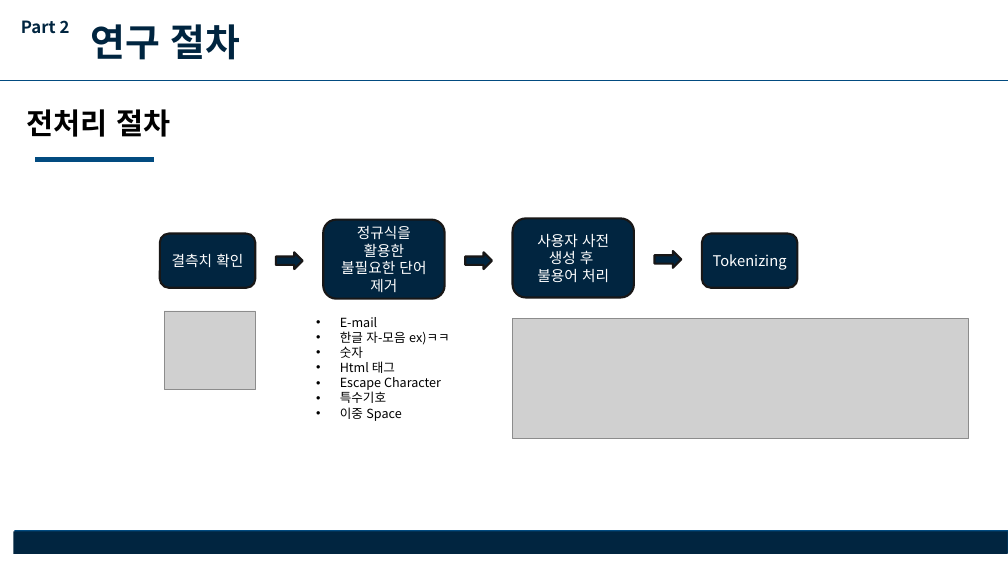
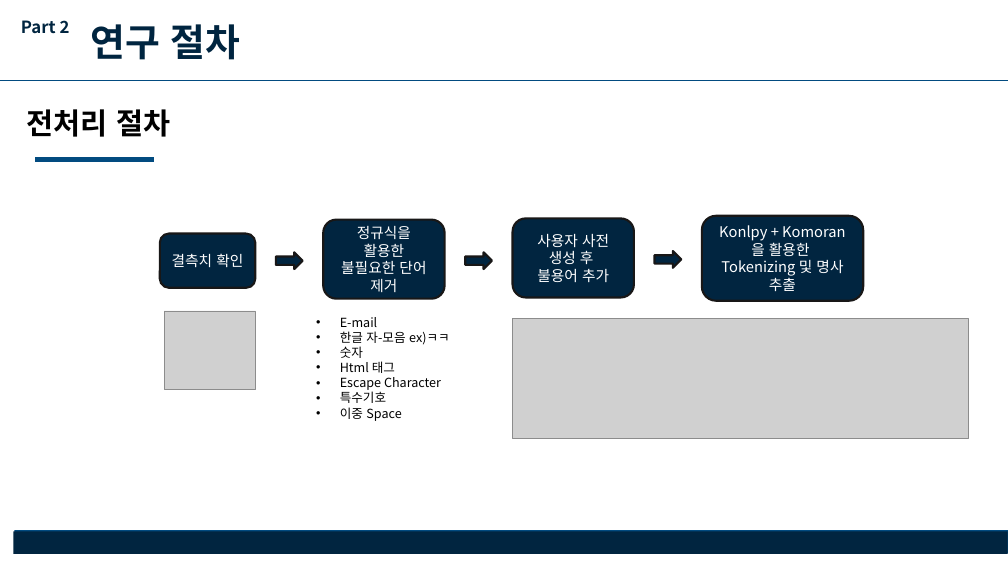
Before and after one commit to good5229/new_year_speech, a slide deck: slide 7 of 2021_2 비정형데이터 프로젝트 결과보고서.pptx. Drawn at 1008x567 pixels with LibreOffice and Linux fonts; fonts in the diff are those of the drawing; grey boxes stand for pictures. Boxes give left, top, right and bottom in pixels: in the first picture for what was removed or moved away, otherwise in the second. Text is boxed around its words. In the diff, an @@ line names an element or a change of style, - is before the commit and + after.

```diff
--- a/2021_2 비정형데이터 프로젝트 결과보고서.pptx
+++ b/2021_2 비정형데이터 프로젝트 결과보고서.pptx
@@ rounded rectangle "Konlpy + Komoran을 활용한": place and size @@
-rounded rectangle "Konlpy + Komoran을 활용한" at (702,234,797,288)
+rounded rectangle "Konlpy + Komoran을 활용한" at (702,216,863,300)
@@ text in rounded rectangle at (719,225,843,291): text changed @@
-Tokenizing
+Konlpy + Komoran을 활용한
+Tokenizing 및 명사 추출
@@ text in rounded rectangle at (537,269,609,282): text changed @@
-불용어 처리
+불용어 추가
```
Also in this commit, not shown: 1 other slide changed.
